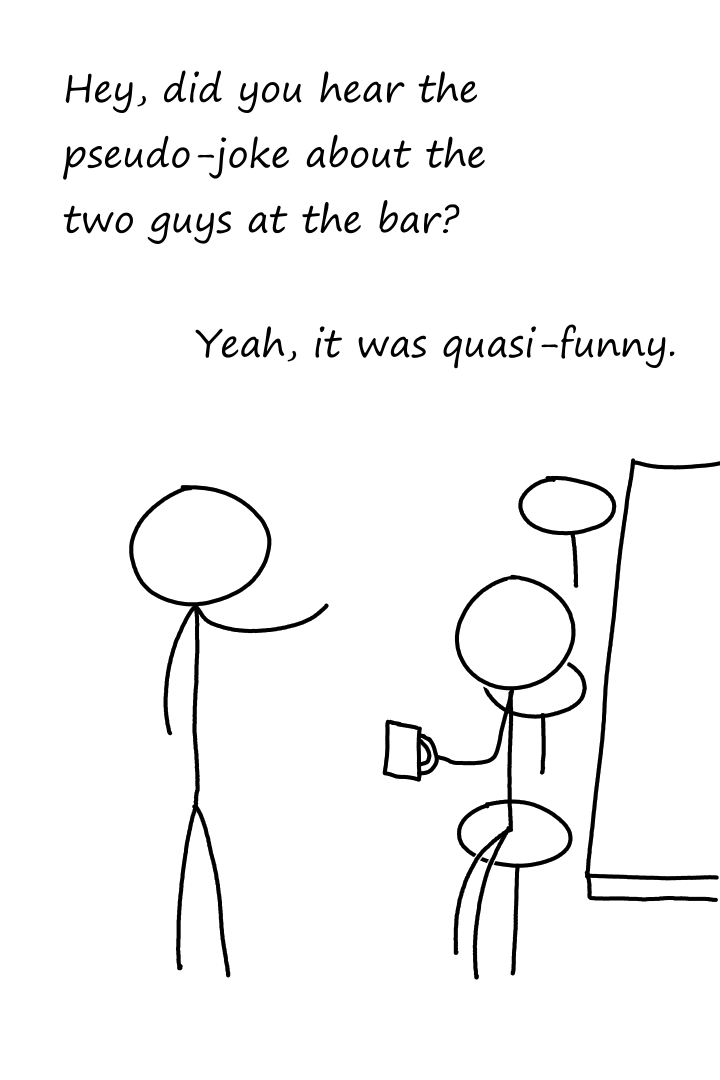
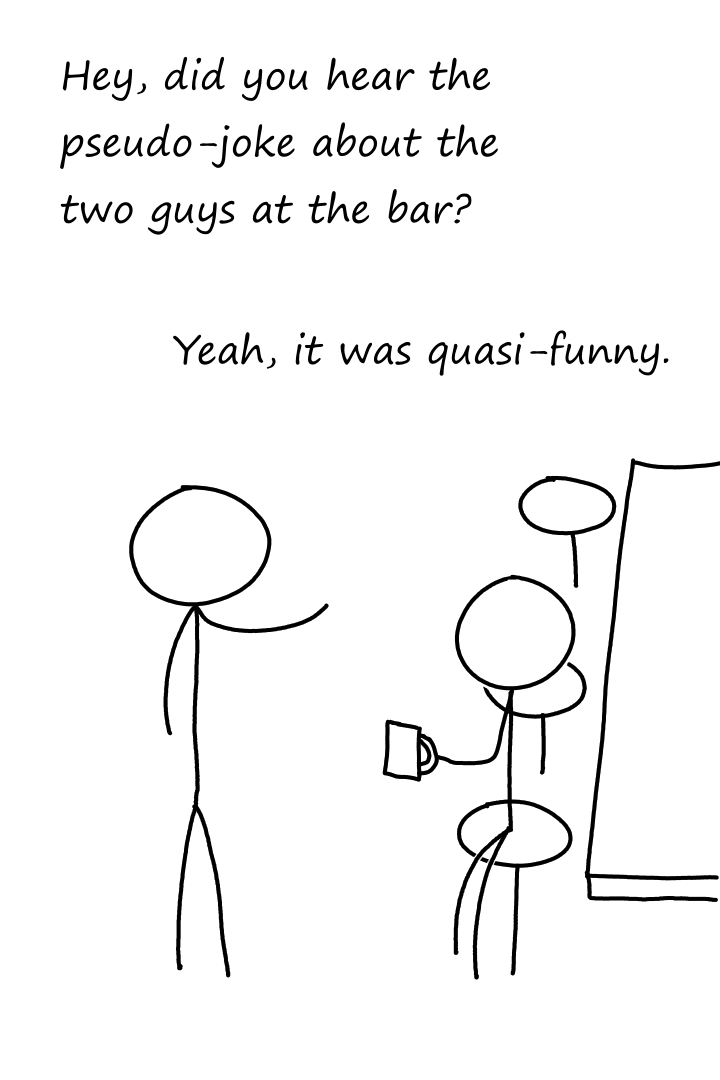
Layer changes from the first 720px x 1080px image to the second:
pixels changed over (x1=60, y1=56, x2=675, y2=376) (layer not identified)
